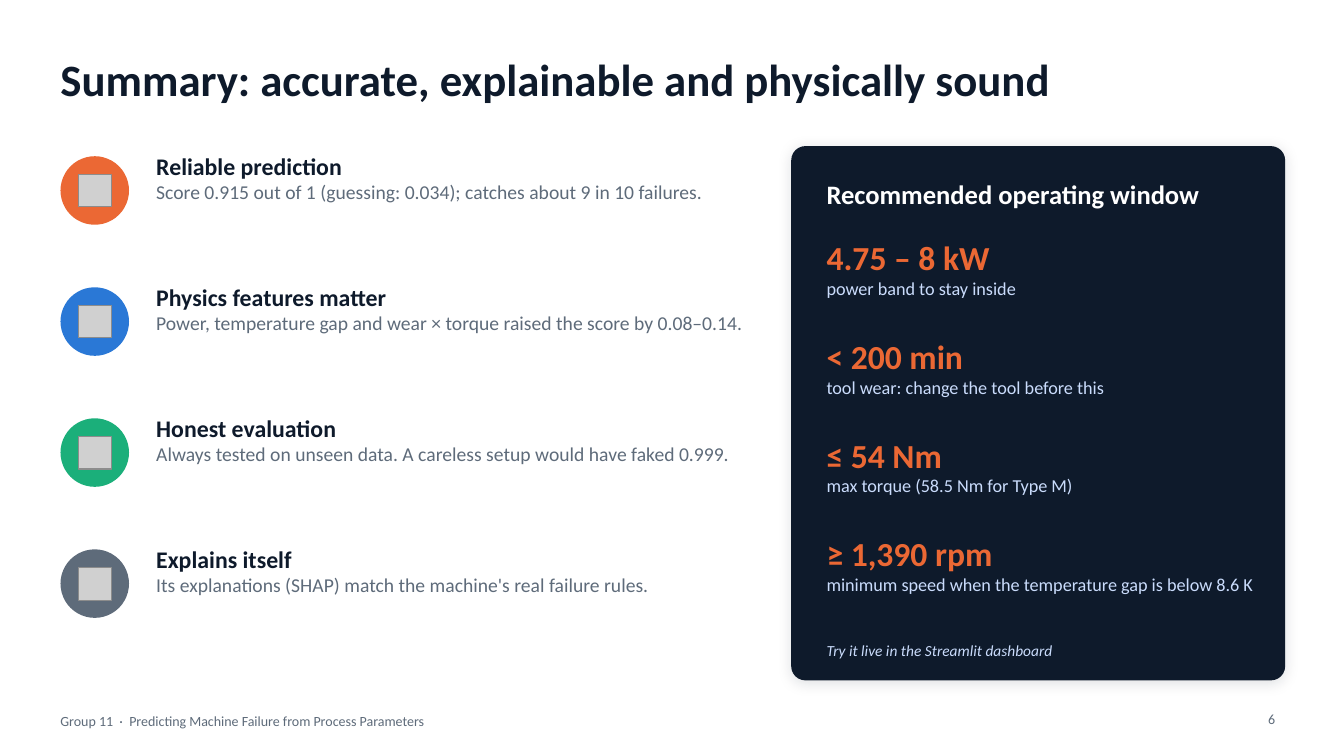
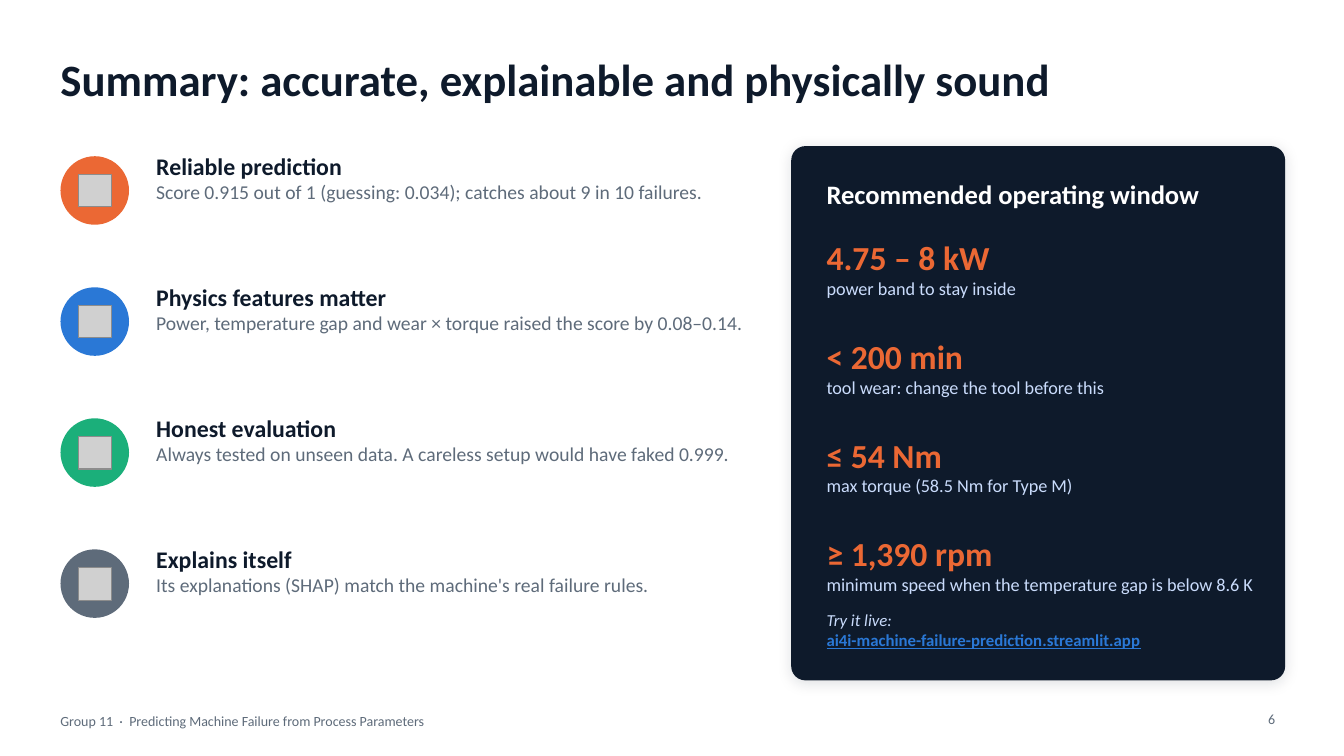
Before and after one commit to muhyudheen/ai4i-machine-failure-prediction, a slide deck: slide 6 of Group11_Machine_Failure_Prediction.pptx. Drawn at 1344x756 pixels with LibreOffice and Linux fonts; fonts in the diff are those of the drawing; grey boxes stand for pictures; background and template pictures are left out. Boxes give left, top, right and bottom in pixels: in the first picture for what was removed or moved away, otherwise in the second. Text is boxed around its words. In the diff, an @@ line names an element or a change of style, - is before the commit and + after.

```diff
--- a/Group11_Machine_Failure_Prediction.pptx
+++ b/Group11_Machine_Failure_Prediction.pptx
@@ text at <box>827,614,1141,649</box>: text changed; size 11 to 12 pt; text colour #CADCFC to #2A78D6; bold on; italic off @@
-Try it live in the Streamlit dashboard
+Try it live:
+ai4i-machine-failure-prediction.streamlit.app
@@ text "Try it live:" at <box>827,614,1141,649</box>: vertical alignment middle to top @@
```
Also in this commit, not shown: 1 other slide changed, 2 other files.
